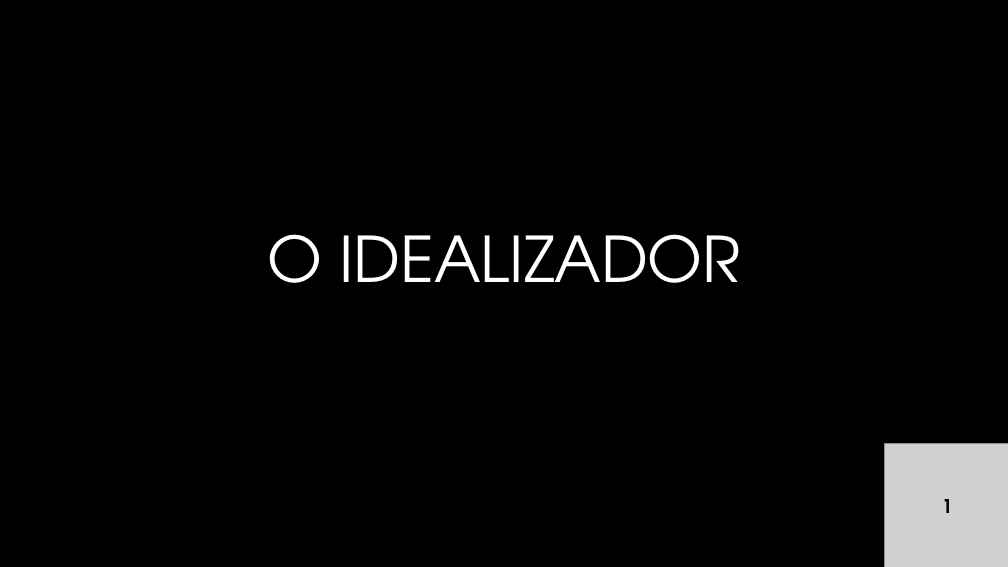
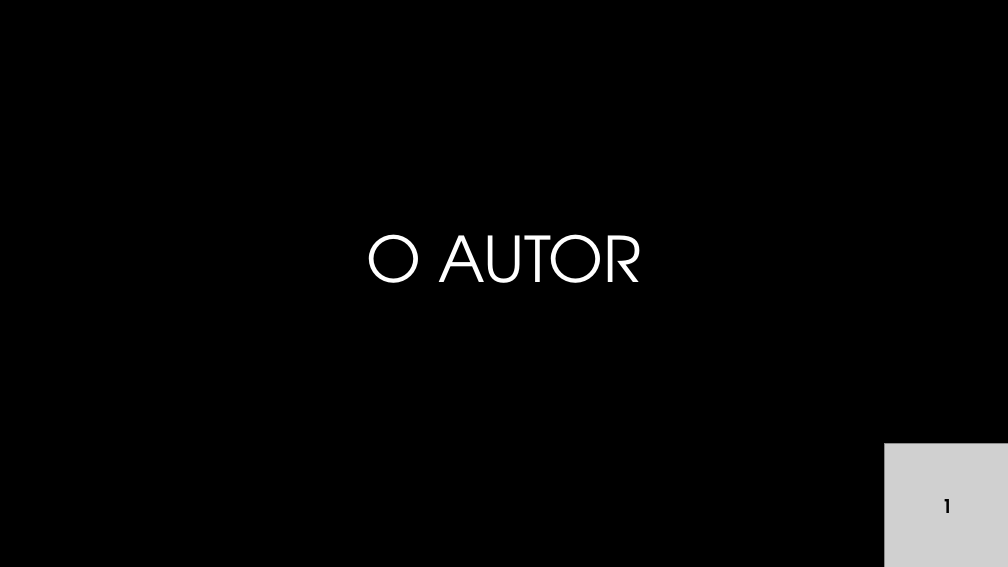
Before and after one commit to rafaelcavalieri/GalleryApp, a slide deck: slide 2 of docs/apresentação tcc.pptx. Drawn at 1008x567 pixels with LibreOffice and Linux fonts; fonts in the diff are those of the drawing; grey boxes stand for pictures; background and template pictures are left out. Boxes give left, top, right and bottom in pixels: in the first picture for what was removed or moved away, otherwise in the second. Text is boxed around its words. In the diff, an @@ line names an element or a change of style, - is before the commit and + after.

Commit message:
presentation

```diff
--- a/docs/apresentação tcc.pptx
+++ b/docs/apresentação tcc.pptx
@@ title at (x1=366, y1=234, x2=641, y2=283): text changed @@
-O IDEALIZADOR
+O AUTOR
```
Also in this commit, not shown: 2 other slides changed, 5 slides added, 1 slide removed.
